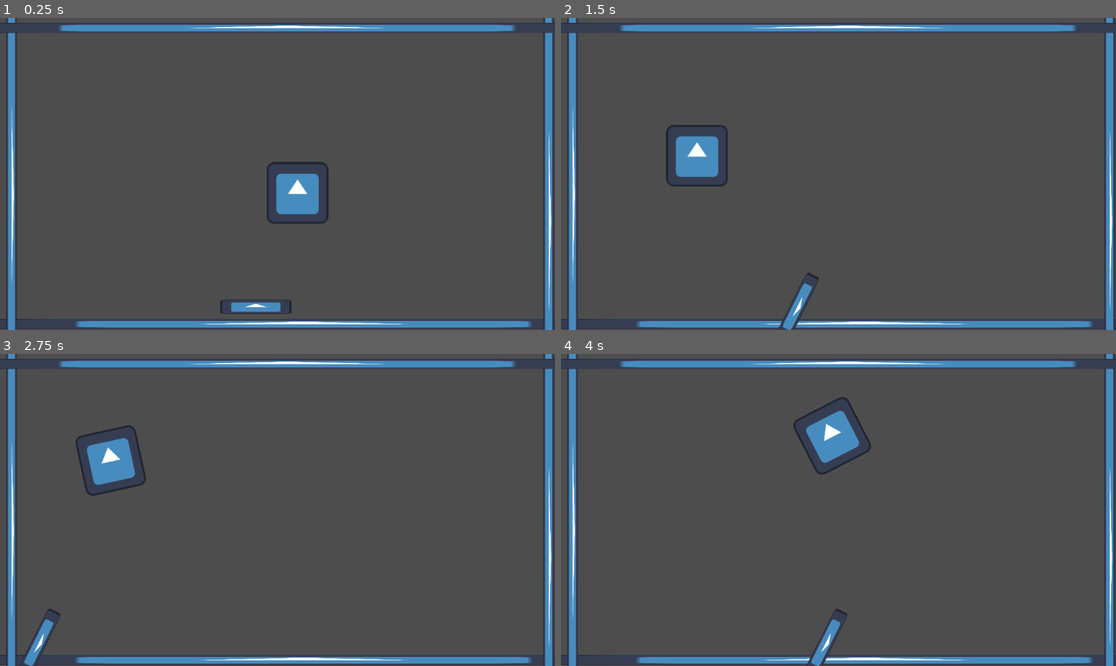
Above: before the commit, frames 1-4 (two rows, left to right).
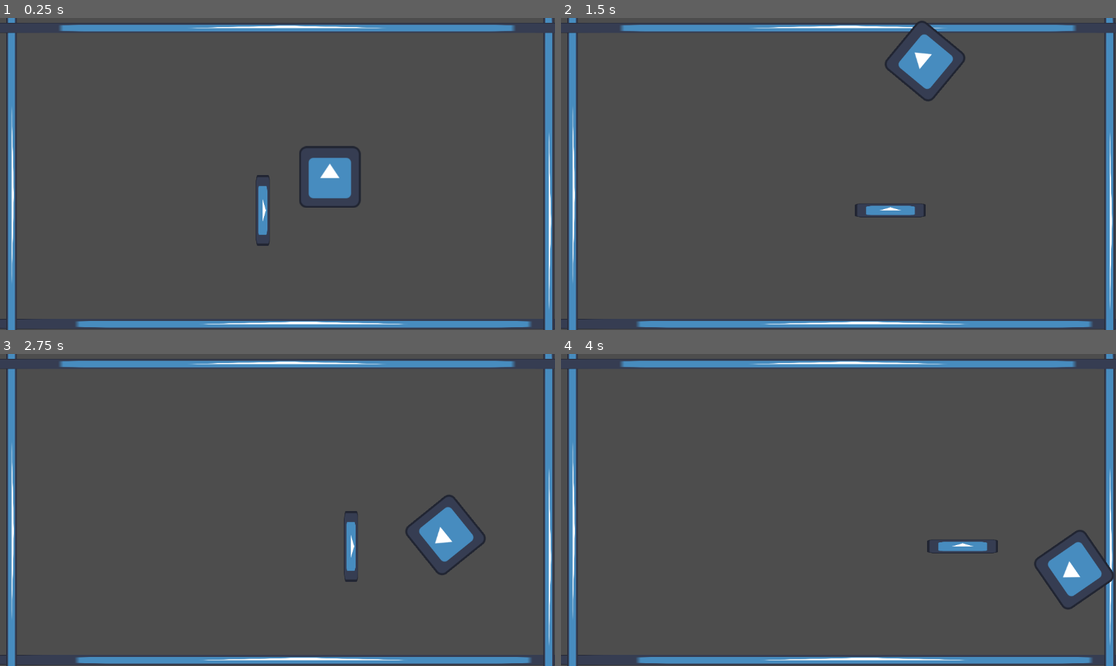
Above: after the commit, the same moments.

Repository: MegnantPlus/pickleball
Game: Godot game, scene res://Main/main.tscn
The game is run twice, just before and just after one commit, with the same random seed, the same clock (stepped at 60 frames per second) and the same inputs. The engine's default icon, where the game draws it, is replaced by a stand-in: a white triangle on a blue panel in a dark square.
Inputs:
- Up to frame 1 (0.25 s): no input
- Up to frame 2 (1.5 s): hold D (pan_right) 0.53-1.28 s; hold J (col_off) 0.53-1.28 s; hold A (pan_left) from 1.28 s (still down); tap J (col_off) at 1.35 s
- Up to frame 3 (2.75 s): release A (pan_left) at 2.03 s; hold D (pan_right) from 2.03 s (still down); hold J (col_off) from 2.03 s (still down)
- Up to frame 4 (4 s): release J (col_off) at 2.78 s; tap J (col_off) at 2.85 s; release D (pan_right) at 3.53 s; hold A (pan_left) from 3.53 s (still down); hold J (col_off) from 3.53 s (still down)

The runs differ from the first frame. In frame 1, 2.9% of the frame differs, in the area x 39-65%, y 40-95%; in frame 2, 3.4%, in the area x 18-73%, y 0-100%; in frame 3, 3.3%; in frame 4, 3.4%.

Commit message:
pan update v2

Diff:
--- a/Ball/ball.tscn
+++ b/Ball/ball.tscn
@@ -22,6 +22,8 @@
 texture = ExtResource("1_l4sn5")
 
 [node name="CollisionShape2D" type="CollisionShape2D" parent="."]
+light_mask = 10
+visibility_layer = 512
 position = Vector2(0, -1)
 shape = SubResource("CircleShape2D_65gad")
 
--- a/Main/main.tscn
+++ b/Main/main.tscn
@@ -25,7 +25,7 @@
 position = Vector2(591, 33)
 
 [node name="Ball" parent="." instance=ExtResource("2_qvhan")]
-position = Vector2(685, 379)
+position = Vector2(752, 346)
 
 [node name="Pan" parent="." instance=ExtResource("3_qvhan")]
-position = Vector2(531, 551)
+position = Vector2(545, 435)
--- a/Pan/Pan.tscn
+++ b/Pan/Pan.tscn
@@ -4,17 +4,21 @@
 [ext_resource type="Texture2D" uid="uid://c5rnp1f6k5g36" path="res://icon.svg" id="2_cfer2"]
 
 [sub_resource type="RectangleShape2D" id="RectangleShape2D_1ym6a"]
-size = Vector2(140, 35.76159)
+size = Vector2(141, 33.11258)
 
 [node name="Pan" type="CharacterBody2D"]
 script = ExtResource("1_ofl64")
 
 [node name="Sprite2D" type="Sprite2D" parent="."]
-scale = Vector2(1.16, 0.235)
+position = Vector2(0.619998, -0.52000064)
+rotation = 1.5707964
+scale = Vector2(1.1503124, 0.22687499)
 texture = ExtResource("2_cfer2")
 
 [node name="CollisionShape2D" type="CollisionShape2D" parent="."]
-position = Vector2(-1, 0.50000024)
+light_mask = 0
+visibility_layer = 0
+rotation = 1.5707964
 scale = Vector2(1, 0.755)
 shape = SubResource("RectangleShape2D_1ym6a")
 
--- a/character_body_2d.gd
+++ b/character_body_2d.gd
@@ -1,31 +1,51 @@
 extends CharacterBody2D
 
-@onready var time = $Timer
+@onready var timer = $Timer
+@onready var collision_shape = $CollisionShape2D
+@onready var sprite = $Sprite2D
+
 const SPEED = 300.0
-const JUMP_VELOCITY = -400.0
-var fixed_y = 600
-@onready var col = $CollisionShape2D
-@onready var pic = $Sprite2D
+const FIXED_Y = 400
+
+var is_collision_enabled: bool = false
+
 func _ready():
-	position.y = fixed_y
+	position.y = FIXED_Y
+	# Đảm bảo collision được bật từ đầu
+	collision_shape.disabled = true
 
 func _physics_process(delta: float) -> void:
-	velocity = Vector2.ZERO
+	handle_input()
+	handle_movement()
+	position.y = FIXED_Y  # Giữ cố định vị trí Y
 
+func handle_input():
+	# Xử lý di chuyển trái/phải
+	var direction = 0
 	if Input.is_action_pressed("pan_left"):
-		velocity.x -= SPEED
+		direction -= 1
 	if Input.is_action_pressed("pan_right"):
-		velocity.x += SPEED
-	if Input.is_action_pressed("col_off"):
-		pic.rotation = 90
-		col.disabled = false
-		time.start()
-		await time.timeout
-		pic.rotation = 0
-		col.disabled = true
+		direction += 1
+
+	velocity.x = direction * SPEED
+
+	# Xử lý tắt/bật collision với nút col_off
+	if Input.is_action_just_pressed("col_off"):
+		toggle_collision()
+
+func handle_movement():
 	move_and_slide()
-	position.y = fixed_y
 
+func toggle_collision():
+	if timer.is_stopped():
+		# Tắt collision và xoay sprite
+		collision_shape.disabled = false
+		sprite.rotation_degrees = 0
 
-func _on_timer_timeout() -> void:
-	pass # Replace with function body.
+		# Bắt đầu timer để bật lại collision
+		timer.start()
+
+func _on_timer_timeout():
+	# Bật lại collision và reset rotation
+	collision_shape.disabled = true
+	sprite.rotation_degrees = 90
--- a/project.godot
+++ b/project.godot
@@ -37,3 +37,8 @@
 "events": [Object(InputEventKey,"resource_local_to_scene":false,"resource_name":"","device":-1,"window_id":0,"alt_press …(192 unchanged characters)…
 ]
 }
+
+[layer_names]
+
+2d_physics/layer_1="Ball"
+2d_physics/layer_2="Pan"
